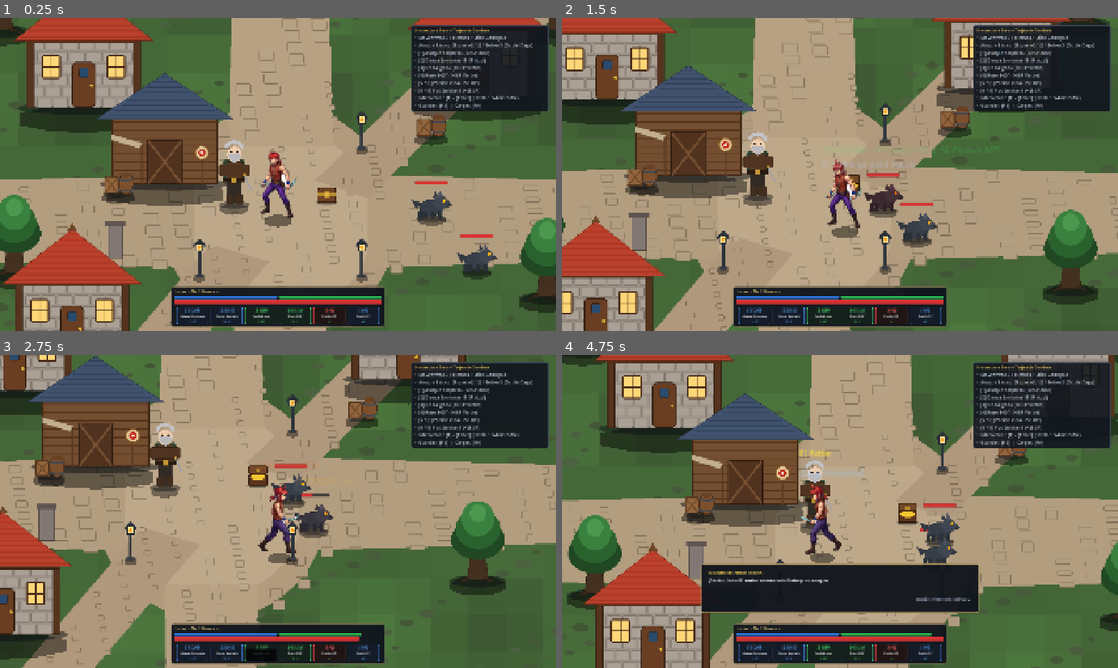
Above: before the commit, frames 1-4 (two rows, left to right).
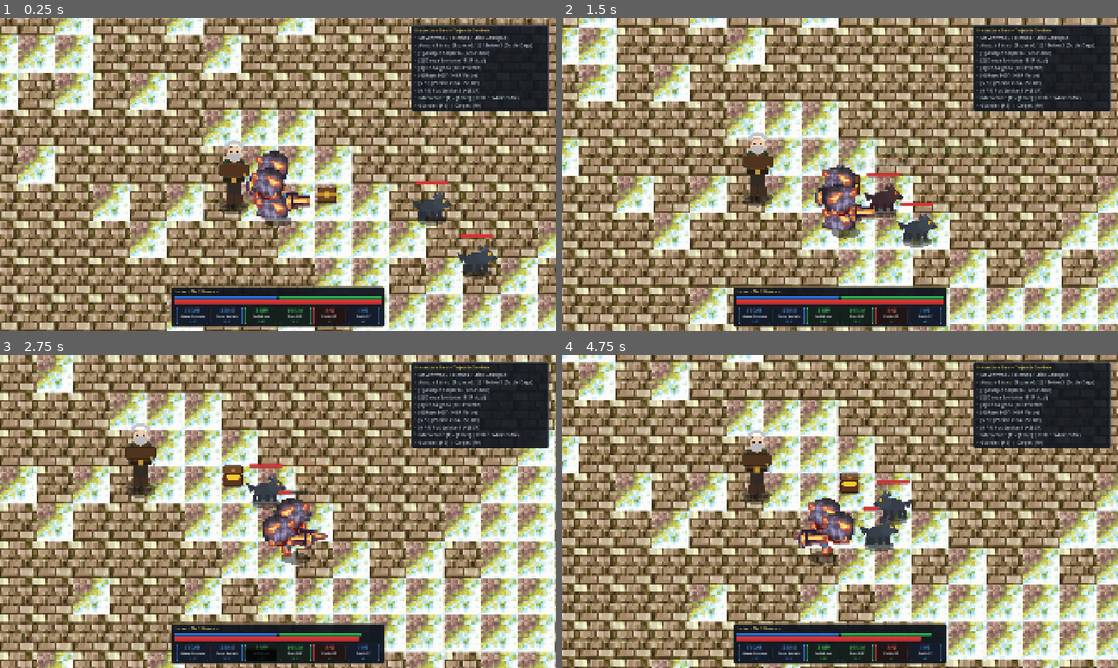
Above: after the commit, the same moments.

Repository: ElimeletCA/hlz-port
Game: Godot game, scene res://scenes/VerticalSlice.tscn
The game is run twice, just before and just after one commit, with the same random seed, the same clock (stepped at 60 frames per second) and the same inputs. This scene is started directly instead of the project's main scene.
Inputs (mouse positions are in pixels of both pictures, inside the frame that each line leads up to):
- Up to frame 1 (0.25 s): no input
- Up to frame 2 (1.5 s): tap Enter (ui_accept) at 0.5, 0.77 s; move the mouse to (962, 158) at 0.52 s; hold D (move_right) 0.53-1.28 s; tap Space (attack) at 0.6 s; click (962, 158) at 0.67 s; move the mouse to (728, 190) at 1.27 s; hold S (move_down) from 1.28 s (still down); tap E (interact) at 1.35 s
- Up to frame 3 (2.75 s): tap Enter (ui_accept) at 1.52 s; move the mouse to (333, 442) at 2.02 s; release S (move_down) at 2.03 s; hold D (move_right) from 2.03 s (still down); tap 3 (slot_3_elem) at 2.1 s
- Up to frame 4 (4.75 s): move the mouse to (812, 574) at 2.77 s; release D (move_right) at 2.78 s; hold W (move_up) 2.78-3.53 s; tap 4 (slot_4_elem) at 2.85 s; click (812, 574) at 2.92 s; tap Enter (ui_accept) at 3.02, 3.77, 4.52 s; move the mouse to (1006, 558) at 3.52 s; hold A (move_left) from 3.53 s (still down); tap 5 (slot_5_item_hp) at 3.6 s; move the mouse to (673, 464) at 4.27 s; tap 6 (slot_6_item_mp) at 4.35 s

The runs differ from the first frame. In frame 1, 77% of the frame differs, in the area x 0-100%, y 0-100%; in frame 2, 76%; in frame 3, 78%; in frame 4, 80%.

Commit message:
feat(art): transicion a arte original 4x pixel-perfect con mapa genuino de Silverleaf y animacion canonica de 8 frames para Lucian Asesino

Diff:
--- a/godot/scenes/VerticalSlice.tscn
+++ b/godot/scenes/VerticalSlice.tscn
@@ -192,48 +192,6 @@
 [node name="World" type="Node2D" parent="."]
 y_sort_enabled = true
 
-[node name="HouseWest" parent="World" instance=ExtResource("9_house")]
-position = Vector2(560, 1100)
-
-[node name="HouseEast" parent="World" instance=ExtResource("9_house")]
-position = Vector2(1240, 1080)
-
-[node name="HouseSouth" parent="World" instance=ExtResource("9_house")]
-position = Vector2(540, 1520)
-
-[node name="TrainerCottage" parent="World" instance=ExtResource("10_cottage")]
-position = Vector2(700, 1230)
-
-[node name="PropLantern1" parent="World" instance=ExtResource("11_lantern")]
-position = Vector2(760, 1160)
-
-[node name="PropLantern2" parent="World" instance=ExtResource("11_lantern")]
-position = Vector2(1040, 1160)
-
-[node name="PropLantern3" parent="World" instance=ExtResource("11_lantern")]
-position = Vector2(760, 1380)
-
-[node name="PropLantern4" parent="World" instance=ExtResource("11_lantern")]
-position = Vector2(1040, 1380)
-
-[node name="PropBarrel1" parent="World" instance=ExtResource("12_barrel")]
-position = Vector2(620, 1240)
-
-[node name="PropBarrel2" parent="World" instance=ExtResource("12_barrel")]
-position = Vector2(1160, 1140)
-
-[node name="PropTree1" parent="World" instance=ExtResource("6_tree")]
-position = Vector2(420, 960)
-
-[node name="PropTree2" parent="World" instance=ExtResource("6_tree")]
-position = Vector2(1380, 960)
-
-[node name="PropTree3" parent="World" instance=ExtResource("6_tree")]
-position = Vector2(440, 1380)
-
-[node name="PropTree4" parent="World" instance=ExtResource("6_tree")]
-position = Vector2(1360, 1420)
-
 [node name="NPCTrainer" parent="World" instance=ExtResource("4_npc")]
 position = Vector2(820, 1260)
 
--- a/godot/scripts/player.gd
+++ b/godot/scripts/player.gd
@@ -101,7 +101,12 @@
 var tex_up: Texture2D
 var tex_side: Texture2D
 
-# Variables para animación de paso, balanceo y respiración
+# Fotogramas del ciclo de marcha canónico (8 frames por dirección)
+var walk_frames_down: Array[Texture2D] = []
+var walk_frames_up: Array[Texture2D] = []
+var walk_frames_side: Array[Texture2D] = []
+
+# Variables para animación de paso y polvo
 var walk_anim_timer: float = 0.0
 var idle_anim_timer: float = 0.0
 var step_dust_cooldown: float = 0.0
@@ -118,7 +123,7 @@
 func _ready() -> void:
 	fireball_scene = load("res://scenes/Fireball.tscn")
 
-	# Cargar sprites direccionales ilustrados
+	# Cargar sprites direccionales canónicos
 	var down_path := "res://art_samples/hero_lucian_down.png"
 	if ResourceLoader.exists(down_path):
 		tex_down = load(down_path) as Texture2D
@@ -135,6 +140,20 @@
 
 	if tex_down:
 		sprite.texture = tex_down
+
+	# Cargar ciclo de marcha canónico (8 fotogramas por dirección)
+	for i in range(8):
+		var p_down := "res://art_samples/hero_lucian_walk_down_%d.png" % i
+		if ResourceLoader.exists(p_down):
+			walk_frames_down.append(load(p_down) as Texture2D)
+
+		var p_up := "res://art_samples/hero_lucian_walk_up_%d.png" % i
+		if ResourceLoader.exists(p_up):
+			walk_frames_up.append(load(p_up) as Texture2D)
+
+		var p_side := "res://art_samples/hero_lucian_walk_side_%d.png" % i
+		if ResourceLoader.exists(p_side):
+			walk_frames_side.append(load(p_side) as Texture2D)
 
 	var slash_path := "res://art_samples/vfx_sword_slash.png"
 	if ResourceLoader.exists(slash_path):
@@ -206,43 +225,60 @@
 			velocity = move_dir.normalized() * BASE_SPEED_4X
 			move_and_slide()
 
-			# Ciclo de animación de caminata / trote dinámico (Walking Bob & Sway)
-			walk_anim_timer += delta * 14.0
-			var bob := absf(sin(walk_anim_timer)) * 4.5
-			sprite.offset.y = -64.0 - bob
-
-			# Balanceo corporal rítmico (inclinación de peso entre pies)
-			if current_dir == Direction.LEFT or current_dir == Direction.RIGHT:
-				var lean_dir := 1.0 if current_dir == Direction.RIGHT else -1.0
-				sprite.rotation = lean_dir * (0.04 + sin(walk_anim_timer) * 0.035)
-			else:
-				sprite.rotation = sin(walk_anim_timer * 0.5) * 0.045
-
-			# Compresión y estiramiento dinámico (Squash & Stretch de impacto)
-			var squash := sin(walk_anim_timer * 2.0) * 0.03
-			sprite.scale = Vector2(1.0 + squash, 1.0 - squash)
-
-			# Sombra adaptativa al elevar los pies
-			shadow.scale = Vector2.ONE * (1.0 - (bob / 4.5) * 0.15)
-
-			# Emisión de polvo ligero en las pisadas
+			# Ciclo de animación canónico frame-by-frame (8 fotogramas a 12 FPS)
+			walk_anim_timer += delta * 12.0
+			var frame_idx := int(fposmod(walk_anim_timer, 8.0))
+
+			match current_dir:
+				Direction.DOWN:
+					if frame_idx < walk_frames_down.size():
+						sprite.texture = walk_frames_down[frame_idx]
+					sprite.flip_h = false
+				Direction.UP:
+					if frame_idx < walk_frames_up.size():
+						sprite.texture = walk_frames_up[frame_idx]
+					sprite.flip_h = false
+				Direction.RIGHT:
+					if frame_idx < walk_frames_side.size():
+						sprite.texture = walk_frames_side[frame_idx]
+					sprite.flip_h = false
+				Direction.LEFT:
+					if frame_idx < walk_frames_side.size():
+						sprite.texture = walk_frames_side[frame_idx]
+					sprite.flip_h = true
+
+			sprite.offset = Vector2(0, -64)
+			sprite.rotation = 0.0
+			sprite.scale = Vector2.ONE
+			shadow.scale = Vector2.ONE
+
+			# Emisión de polvo ligero en pisadas (frames de apoyo del paso)
 			step_dust_cooldown -= delta
-			if sin(walk_anim_timer) < -0.85 and step_dust_cooldown <= 0.0:
+			if (frame_idx == 1 or frame_idx == 5) and step_dust_cooldown <= 0.0:
 				_spawn_step_dust()
-				step_dust_cooldown = 0.22
+				step_dust_cooldown = 0.18
 		else:
 			current_state = State.IDLE
 			velocity = Vector2.ZERO
-
-			# Animación de respiración / guardia (Idle Breathing)
-			idle_anim_timer += delta * 2.5
 			walk_anim_timer = 0.0
 
-			sprite.offset.y = lerpf(sprite.offset.y, -64.0, delta * 12.0)
-			sprite.rotation = lerpf(sprite.rotation, 0.0, delta * 12.0)
-
-			var breath := sin(idle_anim_timer) * 0.015
-			sprite.scale = Vector2(1.0 - breath * 0.5, 1.0 + breath)
+			match current_dir:
+				Direction.DOWN:
+					if tex_down: sprite.texture = tex_down
+					sprite.flip_h = false
+				Direction.UP:
+					if tex_up: sprite.texture = tex_up
+					sprite.flip_h = false
+				Direction.RIGHT:
+					if tex_side: sprite.texture = tex_side
+					sprite.flip_h = false
+				Direction.LEFT:
+					if tex_side: sprite.texture = tex_side
+					sprite.flip_h = true
+
+			sprite.offset = Vector2(0, -64)
+			sprite.rotation = 0.0
+			sprite.scale = Vector2.ONE
 			shadow.scale = Vector2.ONE
 	elif current_state != State.SKILL_CAST and current_state != State.HURT:
 		velocity = Vector2.ZERO
Not shown, changed: godot/art_samples/enemy_forest_wolf.png.import
Binary file changed: godot/art_samples/hero_lucian_down.png
Not shown, changed: godot/art_samples/hero_lucian_down.png.import
Binary file changed: godot/art_samples/hero_lucian_idle.png
Not shown, changed: godot/art_samples/hero_lucian_idle.png.import
Binary file changed: godot/art_samples/hero_lucian_side.png
Not shown, changed: godot/art_samples/hero_lucian_side.png.import
Binary file changed: godot/art_samples/hero_lucian_up.png
Not shown, changed: godot/art_samples/hero_lucian_up.png.import
Binary file added: godot/art_samples/hero_lucian_walk_down_0.png
Not shown, added: godot/art_samples/hero_lucian_walk_down_0.png.import
Binary file added: godot/art_samples/hero_lucian_walk_down_1.png
(and 60 more such lines)
